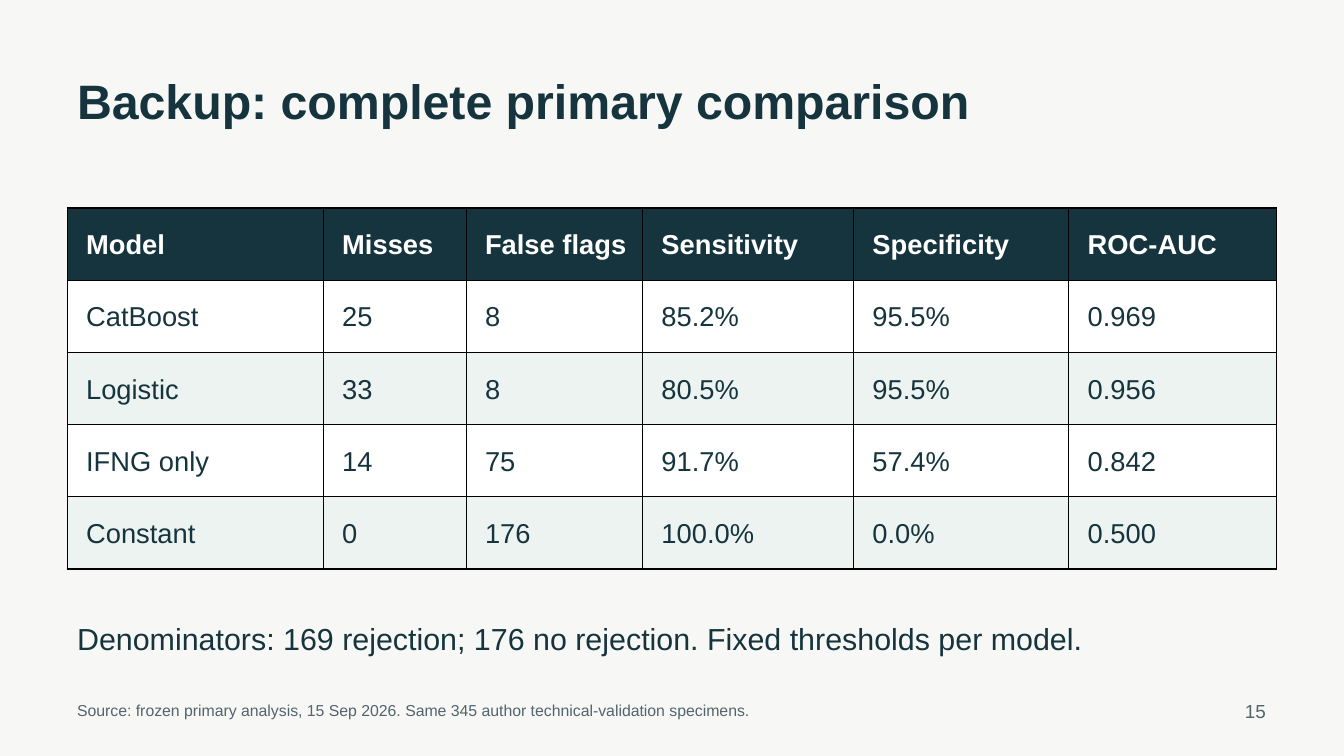
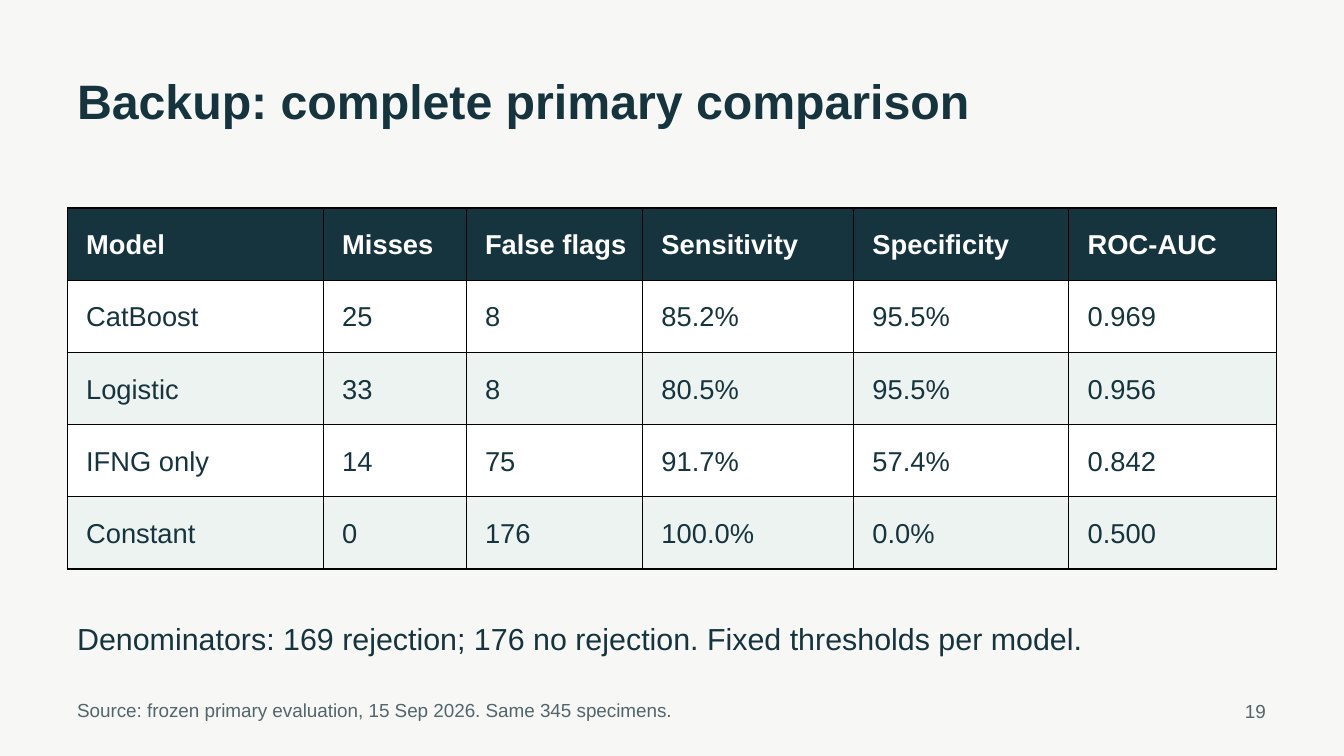
Before and after one commit to ca34525/Kidney-Biopsy-Rejection-Classifier, a slide deck: slide 19 of presentation/unos_kidney_biopsy.pptx (slide 15 before the commit). Drawn at 1344x756 pixels with LibreOffice and Linux fonts; fonts in the diff are those of the drawing. Boxes give left, top, right and bottom in pixels: in the first picture for what was removed or moved away, otherwise in the second. Text is boxed around its words. In the diff, an @@ line names an element or a change of style, - is before the commit and + after.

```diff
--- a/presentation/unos_kidney_biopsy.pptx
+++ b/presentation/unos_kidney_biopsy.pptx
@@ text at [77, 703, 672, 721]: text changed; size 11.2 to 13.5 pt @@
-Source: frozen primary analysis, 15 Sep 2026. Same 345 author technical-validation specimens.
+Source: frozen primary evaluation, 15 Sep 2026. Same 345 specimens.
@@ text at [1245, 705, 1266, 718]: text changed @@
-15
+19
```
Also in this commit, not shown: 15 other slides changed, 8 slides added, 4 slides removed, 42 other files.
